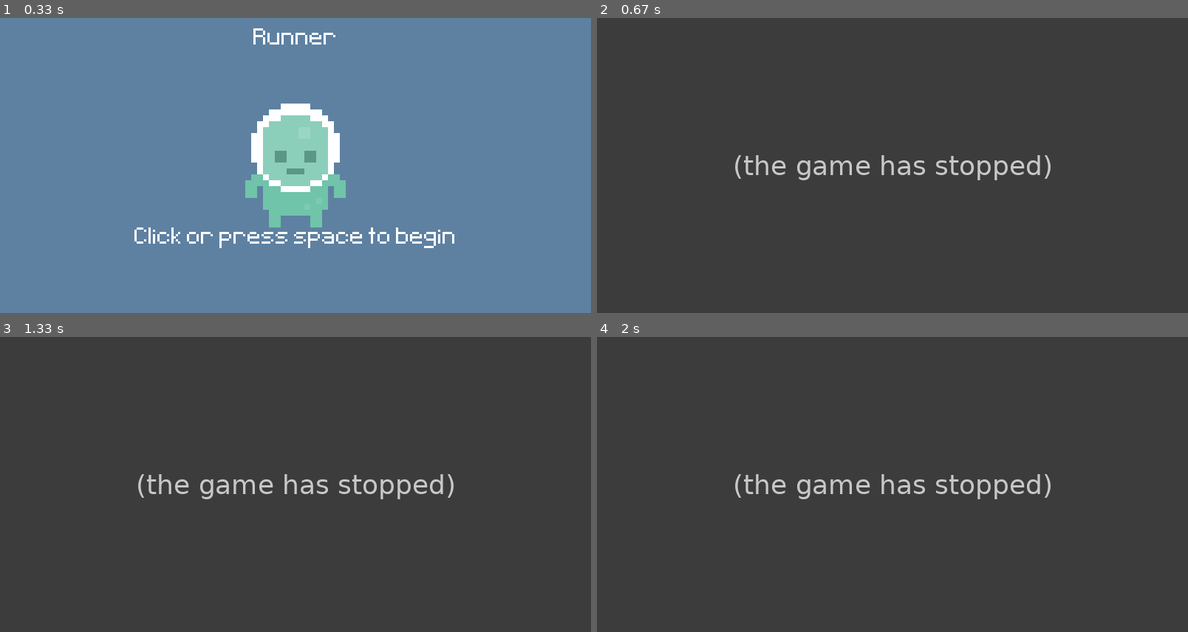
Above: before the commit, frames 1-4 (two rows, left to right).
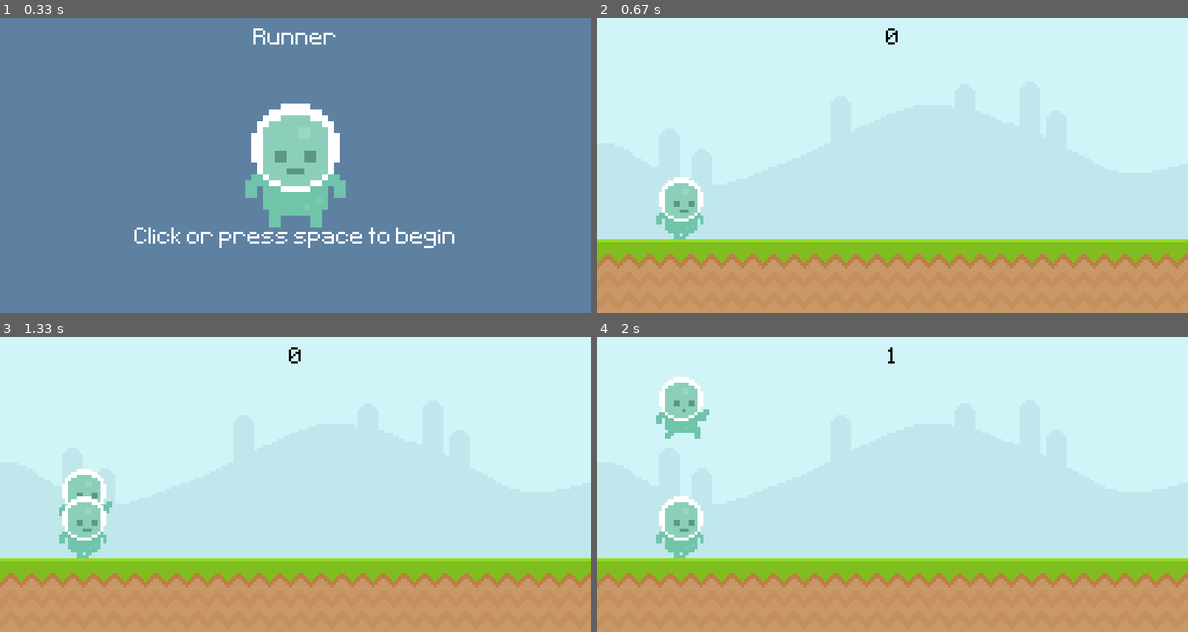
Above: after the commit, the same moments.

Repository: Kntobor/TheUltimateIntroToPygame
Game: pygame game, started from main.py
Same seed, same stepped clock (60 frames per second), same inputs: the game is played once before the commit and once after it.
Inputs (mouse positions are in pixels of both pictures, inside the frame that each line leads up to):
- Up to frame 1 (0.33 s): no input
- Up to frame 2 (0.67 s): click (892, 165) at 0.38 s
- Up to frame 3 (1.33 s): click (295, 502) at 0.72 s
- Up to frame 4 (2 s): click (1111, 587) at 1.55 s

Frame 1 is identical in both runs. In frame 2, 100% of the frame differs, in the area x 0-100%, y 0-100%; in frame 3, 100%; in frame 4, 100%.
Error before the commit: NameError: name 'enemyRectList' is not defined (main.py line 167); the game stopped at 0.38 s (later frames are placeholders)

Commit message:
game is done. old code is there cuz idc

Diff:
--- a/main.py
+++ b/main.py
@@ -164,7 +164,6 @@
                     playerGravity = -20
                 elif gameOver == True:
                     playerRect.bottom = 300
-                    enemyRectList.clear()
                     timeSpent = pygame.time.get_ticks()
                     gameOver = False
         elif event.type == pygame.KEYDOWN:
